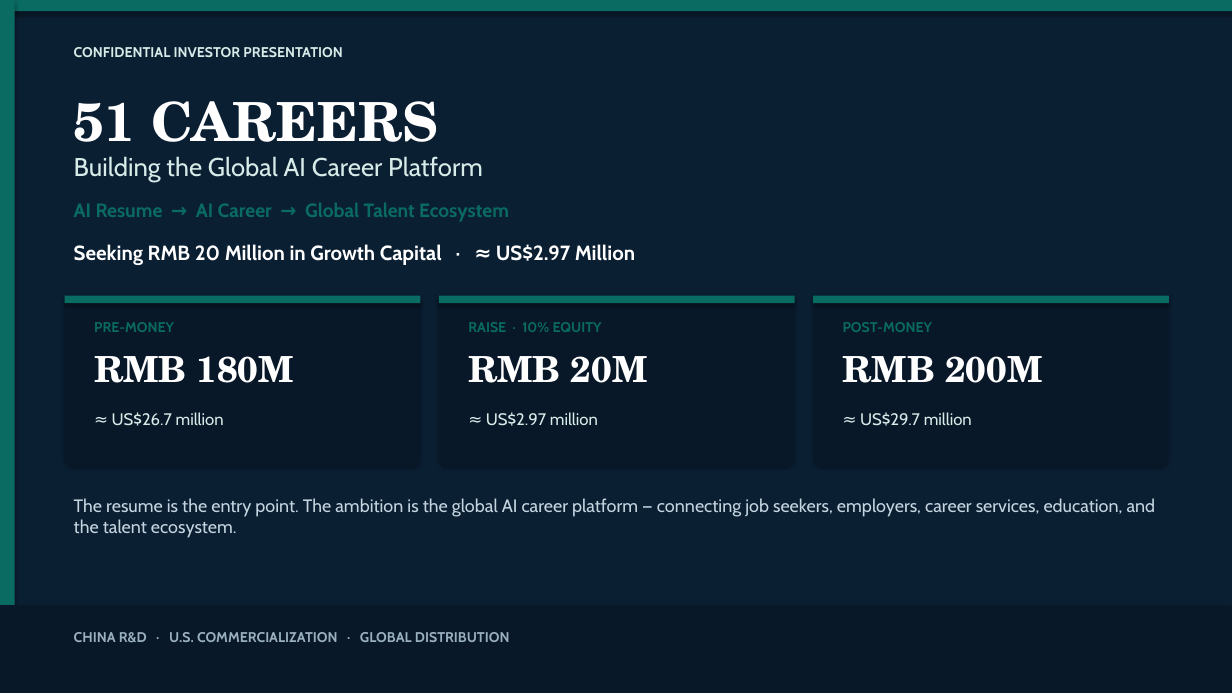
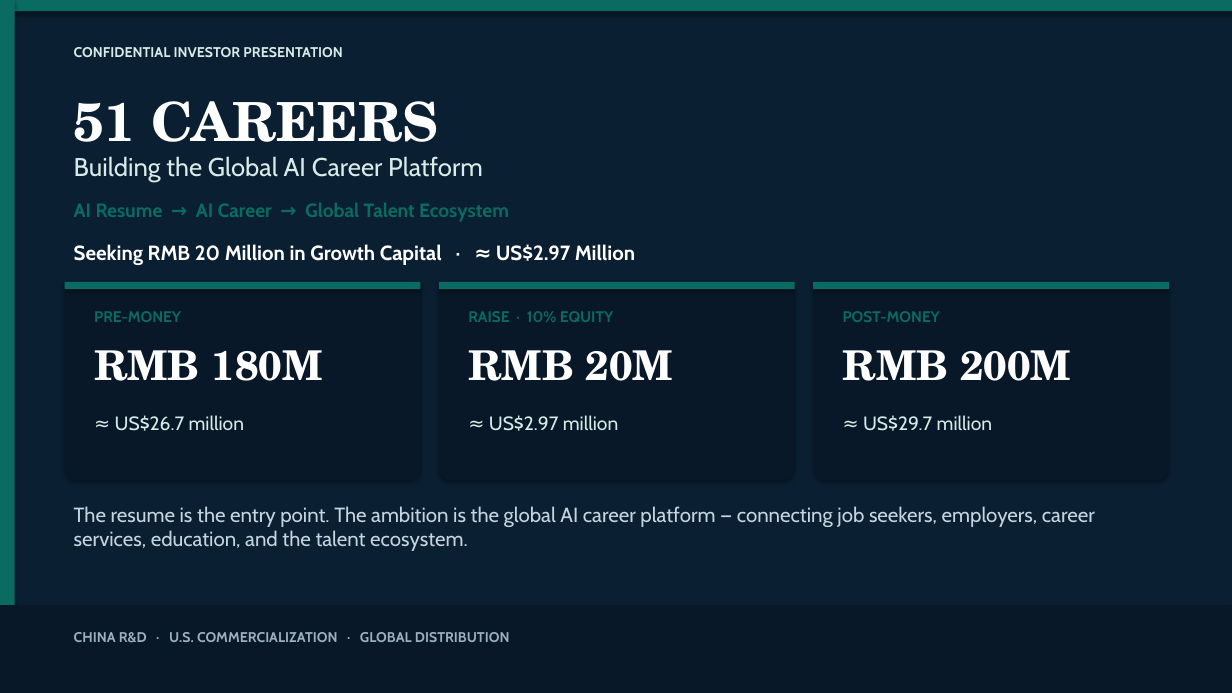
Before and after one commit to anthonyleedu/anthonyleedu, a slide deck: slide 1 of 51Careers_Addition.pptx. Drawn at 1232x693 pixels with LibreOffice and Linux fonts; fonts in the diff are those of the drawing. Boxes give left, top, right and bottom in pixels: in the first picture for what was removed or moved away, otherwise in the second. Text is boxed around its words. In the diff, an @@ line names an element or a change of style, - is before the commit and + after.

```diff
--- a/51Careers_Addition.pptx
+++ b/51Careers_Addition.pptx
@@ rounded rectangle: place and size @@
-rounded rectangle at (65,296,421,467)
+rounded rectangle at (65,282,421,481)
@@ rounded rectangle: place and size @@
-rounded rectangle at (439,296,795,467)
+rounded rectangle at (439,282,795,481)
@@ rounded rectangle: place and size @@
-rounded rectangle at (813,296,1169,467)
+rounded rectangle at (813,282,1169,481)
@@ 3 rectangles: place and size @@
-3 rectangles at (65,296,1169,303)
+3 rectangles at (65,282,1169,289)
@@ 3 texts: place and size @@
-3 texts at (94,322,933,332)
+3 texts at (94,311,940,322)
@@ size 11 to 12 pt in 3 elements at (94,311,181,322), (468,311,613,322), (843,311,940,322) @@
@@ size 28 to 32 pt in 3 elements at (94,350,323,381), (468,350,673,381), (843,350,1071,381) @@
@@ size 13 to 15 pt in 3 elements at (115,415,244,431), (489,415,618,431), (863,415,992,431) @@
@@ text "The resume is the entry ...": place and size @@
-text "The resume is the entry ..." at (74,498,1156,538)
+text "The resume is the entry ..." at (74,506,1095,551)
@@ text "The resume is the entry ..." at (74,506,1095,551): size 14 to 16 pt @@
```
Also in this commit, not shown: 25 other slides changed, 1 other file.
